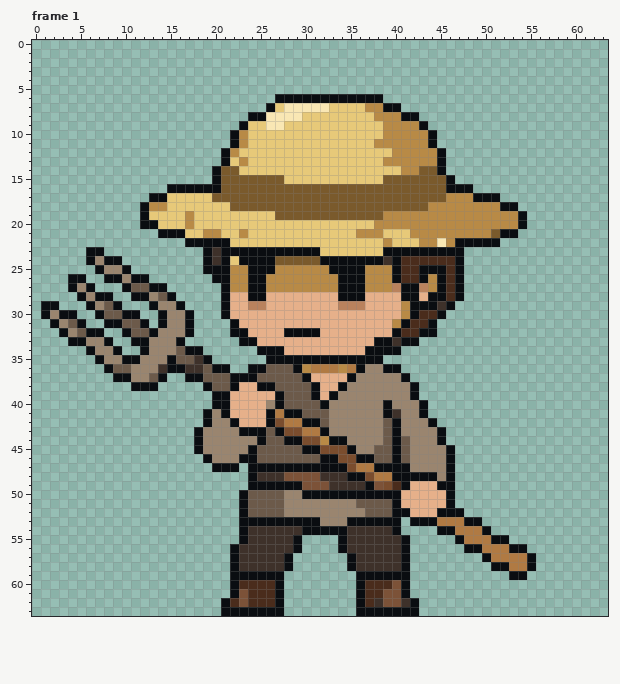
Two versions of one pixel-art file, ArtSource/CombatIdles/Farmer_Idle.aseprite. The picture above was drawn from the file before the commit.
64x64 pixels, 9 frames. Shown: frame 1. The commit also changed other frames, which this record leaves out.
After:
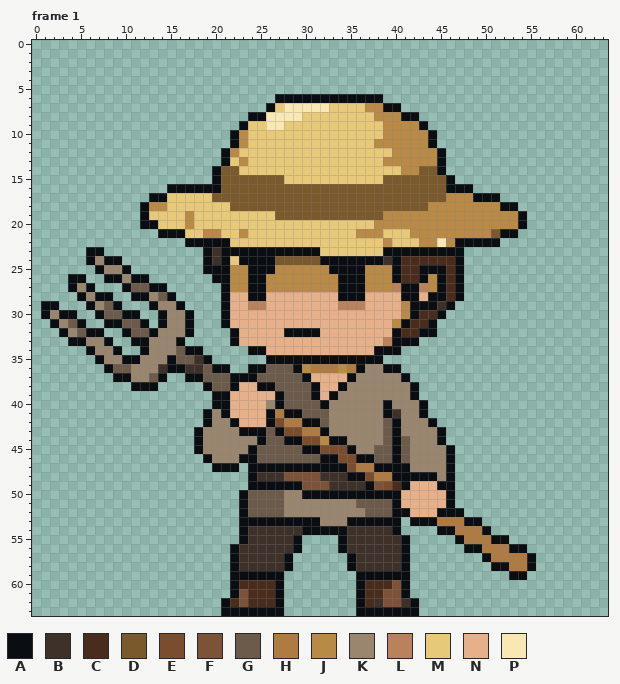
Palette (. is transparent): A #0a0d11  B #3e312a  C #4a2c1c  D #7a5a2c  E #7a4d2e  F #7c5238  G #6c5a4a  H #b07a43  J #b88a46  K #9a856f  L #b9825d  M #e7c979  N #e6b08a  P #f9e7b4
Edits made:
--- frame 1
@@ x 19..42 @@
 30 ..ANNNNNNNNNNNNNNNNNNNJA
-31 ...ANNNNNNNNNNNNNNNNNJAC
-32 ...AANNNNAAAANNNNNNNNACC
-33 ....AANNNNNNNNNNNNNAABAA
-34 ......AAANNNNNNNNNAAAA..
+31 ..ANNNNNNNNNNNNNNNNNNJAC
+32 ...ANNNNNAAAANNNNNNNNACC
+33 ...ANNNNNNNNNNNNNNNNLAAA
+34 .....AANNNNNNNNNNNNAAA..
 35 A......AAAAAAAAAAAAA....
Changed places in both pictures, as pixel boxes (x1, y1, x2, y2):
changed: (221, 319, 284, 355)
changed: (365, 337, 401, 355)
